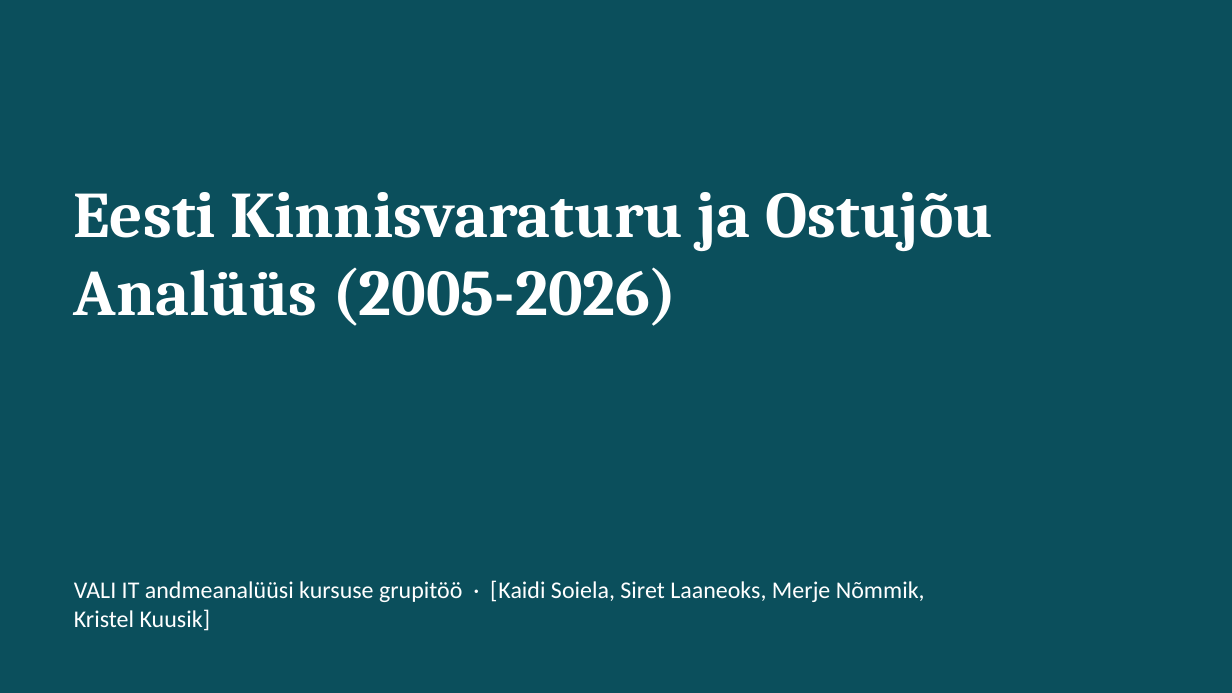
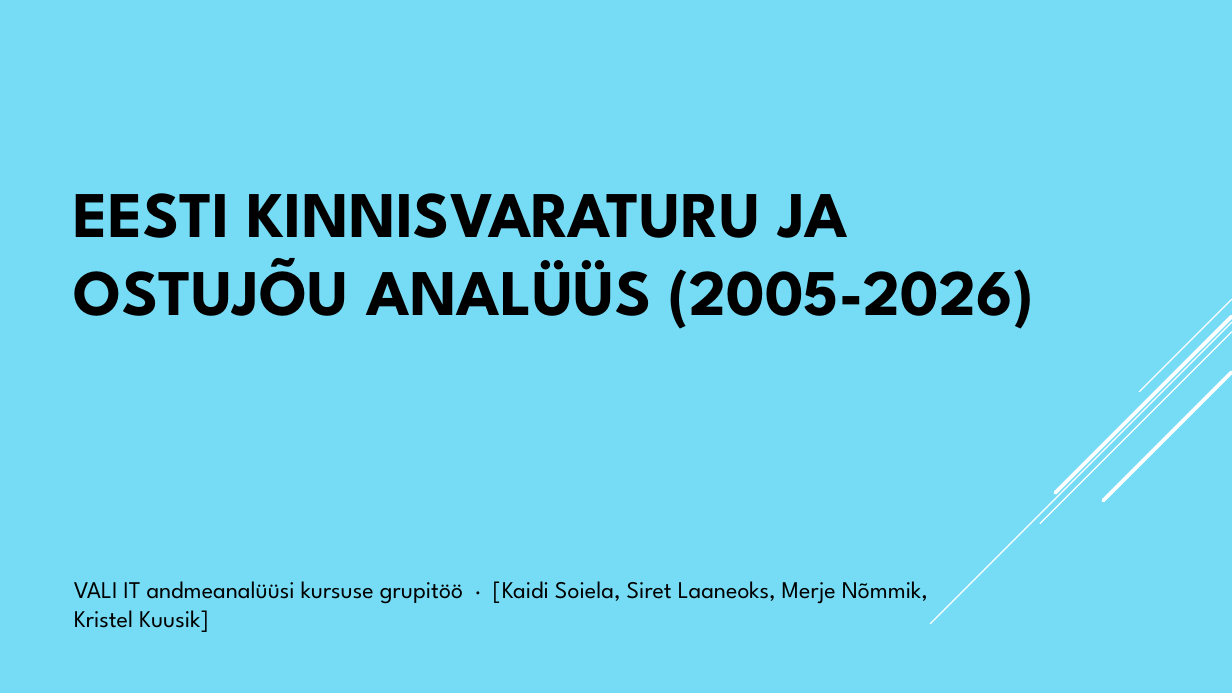
Before and after one commit to kaidisoiela/Grupitoo_kinnisvara, a slide deck: slide 1 of Eesti_kinnisvaraturu_ja_ostujõu_analüüs_esitlus.pptx. Drawn at 1232x693 pixels with LibreOffice and Linux fonts; fonts in the diff are those of the drawing. Boxes give left, top, right and bottom in pixels: in the first picture for what was removed or moved away, otherwise in the second. Text is boxed around its words. In the diff, an @@ line names an element or a change of style, - is before the commit and + after.

```diff
--- a/Eesti_kinnisvaraturu_ja_ostujõu_analüüs_esitlus.pptx
+++ b/Eesti_kinnisvaraturu_ja_ostujõu_analüüs_esitlus.pptx
@@ background #0B4F5C to #76DBF4 @@
@@ title at [74,193,1034,329]: text changed; font Cambria to League Spartan; text colour #FFFFFF to #000000 @@
-Eesti Kinnisvaraturu ja Ostujõu Analüüs (2005-2026)
+EESTI KINNISVARATURU JA OSTUJÕU ANALÜÜS (2005-2026)
@@ group added at [930,299,1232,623]: 5 lines @@
@@ text "VALI IT andmeanalüüsi kursuse grupitöö ..." at [74,581,928,632]: font Calibri to League Spartan, text colour #FFFFFF to #000000 @@
```
Also in this commit, not shown: 6 other slides changed, 1 slide added, 2 slides removed.
